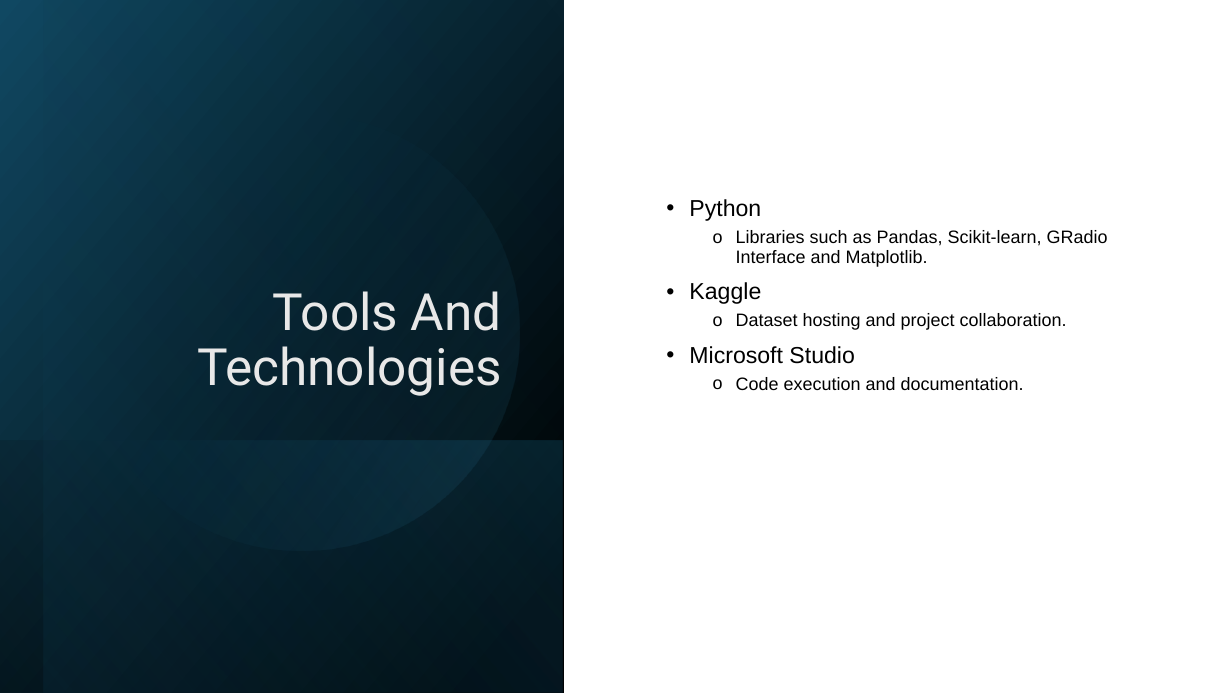
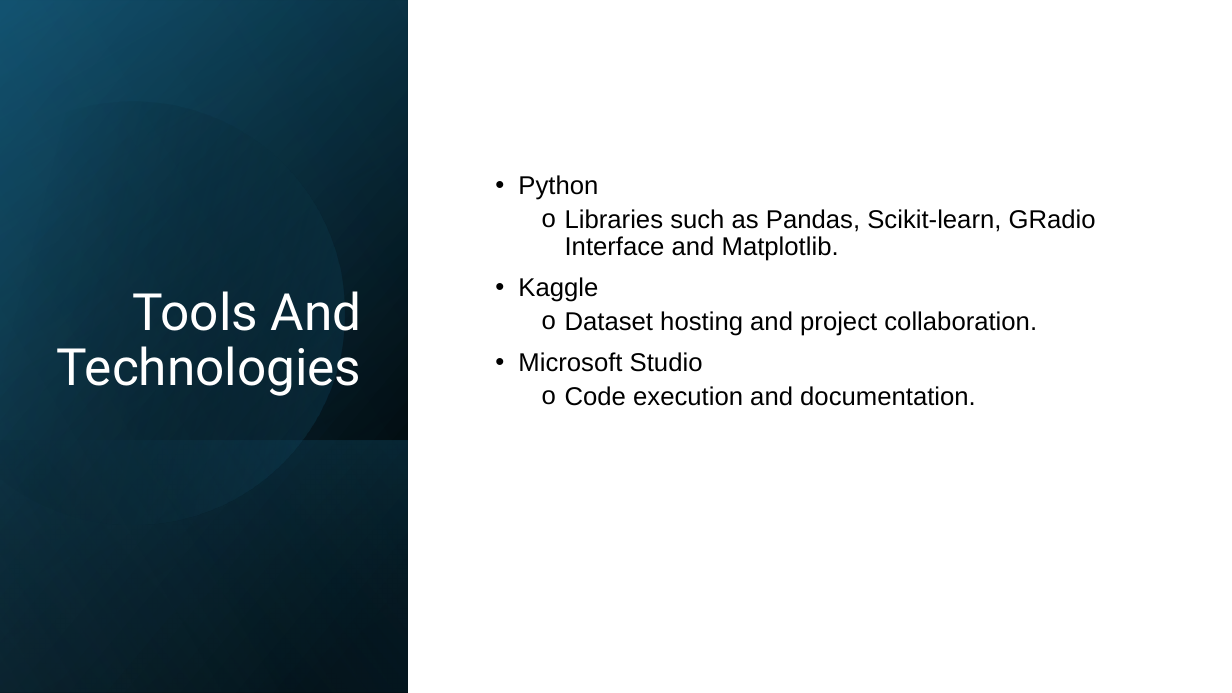
Before and after one commit to soonnyla/Capstone-Diabetes, a slide deck: slide 16 of Diabetes Analysis and Prediction.pptx (slide 8 before the commit). Drawn at 1232x693 pixels with LibreOffice and Linux fonts; fonts in the diff are those of the drawing. Boxes give left, top, right and bottom in pixels: in the first picture for what was removed or moved away, otherwise in the second. Text is boxed around its words. In the diff, an @@ line names an element or a change of style, - is before the commit and + after.

```diff
--- a/Diabetes Analysis and Prediction.pptx
+++ b/Diabetes Analysis and Prediction.pptx
@@ rectangle at (x1=0, y1=0, x2=1232, y2=693): fill gradient #000000 to #104862 to #FFFFFF; mirrored; rotation 90 to 0 degrees @@
@@ rectangle resized from (x1=44, y1=0, x2=564, y2=693) to (x1=0, y1=0, x2=409, y2=692) @@
@@ rectangle at (x1=0, y1=0, x2=409, y2=692): fill gradient #000000 to #156082 to gradient #000000 to #46B1E1 @@
@@ rectangle added at (x1=0, y1=0, x2=409, y2=693), fill gradient #000000 to #104862 @@
@@ rectangle added at (x1=0, y1=1, x2=409, y2=693), fill gradient #000000 to #156082 @@
@@ freeform shape added at (x1=0, y1=52, x2=395, y2=567), fill gradient #000000 to #156082 @@
@@ title "Tools And Technologies" moved from (x1=197, y1=291, x2=502, y2=396) to (x1=57, y1=291, x2=362, y2=396) @@
@@ title "Tools And Technologies" at (x1=57, y1=291, x2=362, y2=396): text colour #E8E8E8 to #FFFFFF @@
@@ ellipse removed at (x1=44, y1=74, x2=559, y2=589) @@
@@ text "Python" moved from (x1=689, y1=199, x2=1108, y2=390) to (x1=518, y1=175, x2=1096, y2=406) @@
@@ text "Python" at (x1=518, y1=175, x2=1096, y2=406): size 18 to 20 pt in "Python", "Kaggle", "Microsoft Studio"; size 14 to 20 pt in "Libraries such as Pandas, Scikit-learn, GRadio Interface ...", "Dataset hosting and project collaboration.", "Code execution and documentation." @@
@@ rectangle resized from (x1=0, y1=440, x2=563, y2=693) to (x1=0, y1=440, x2=409, y2=693) @@
```
Also in this commit, not shown: 10 other slides changed, 3 slides added, 1 other file.
